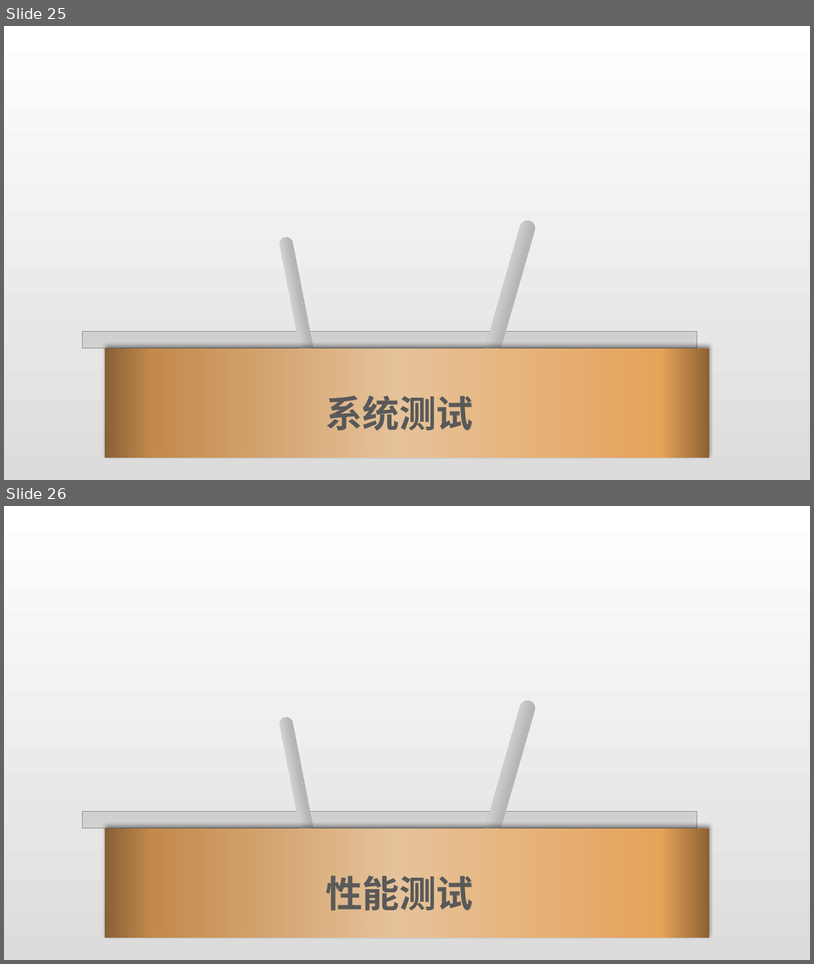
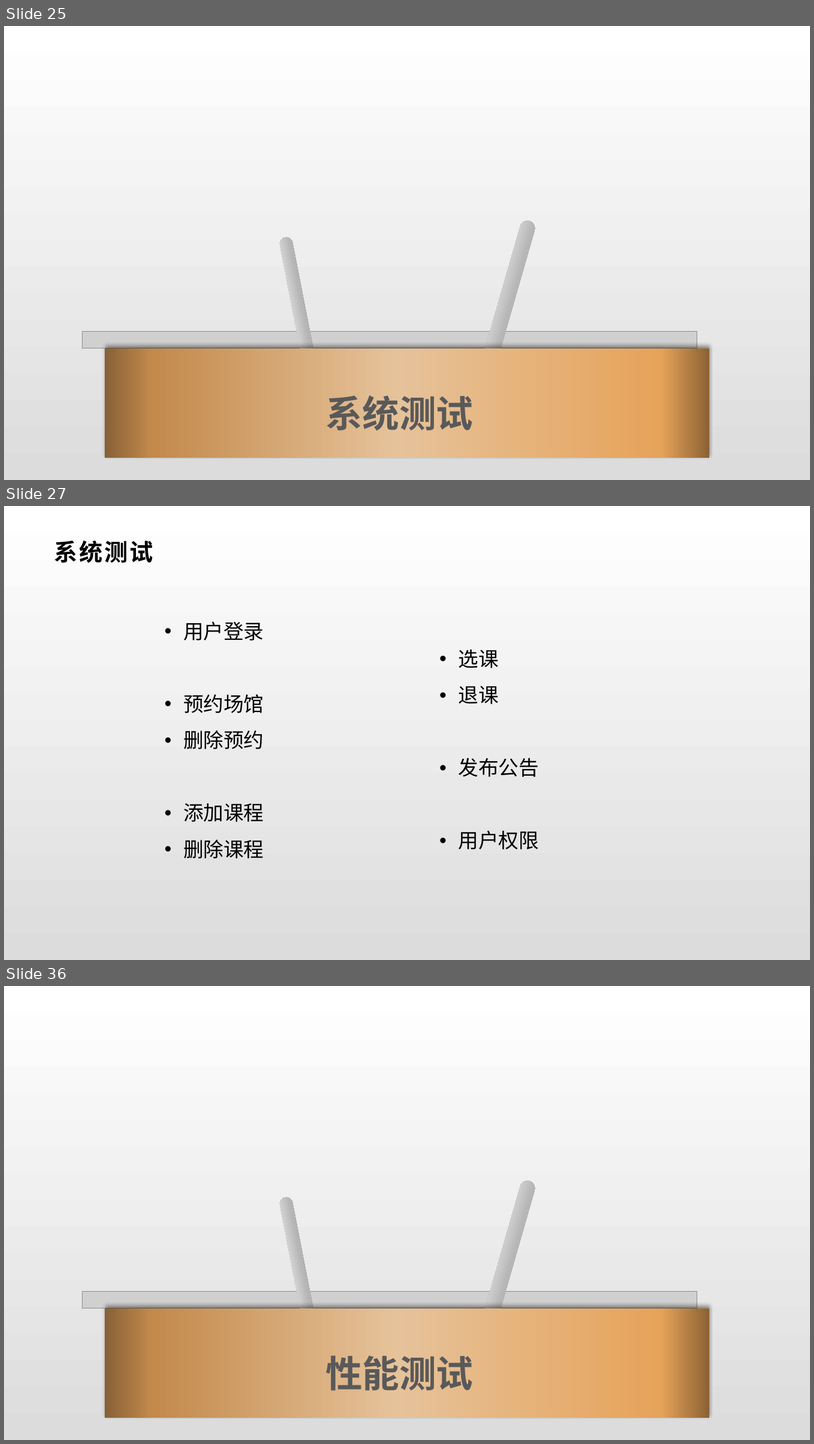
Before and after one commit to wangzh1998/MeetHere, a slide deck: Pre/Group-4-MeetHerePre.pptx. Shown one above the other, each under a label of ours: slides 25 and 26 before the commit, slides 25, 27 and 36 after it; the slides between them are not shown. The pictures are 814x964 and 814x1444 pixels, drawn with LibreOffice and Linux fonts; fonts in the diff are those of the drawing; grey boxes stand for pictures. Boxes give left, top, right and bottom in pixels: in the first picture for what was removed or moved away, otherwise in the second. Text is boxed around its words. In the diff, an @@ line names an element or a change of style, - is before the commit and + after.

```diff
--- a/Pre/Group-4-MeetHerePre.pptx
+++ b/Pre/Group-4-MeetHerePre.pptx
@@ slide 27 added at (4, 506, 810, 960), background gradient #FFFFFF to #DCDCDC @@
@@ text added at (54, 540, 153, 563), 28 pt, text #000000, bold @@
+系统测试
@@ text added at (183, 621, 264, 858), 24 pt, text #000000 @@
+• 用户登录
+• 预约场馆
+• 删除预约
+• 添加课程
+• 删除课程
@@ text added at (459, 649, 539, 849), 24 pt, text #000000 @@
+• 选课
+• 退课
+• 发布公告
+• 用户权限
@@ what was slide 26 is now slide 36 @@
```
Also in this commit, not shown: 1 slide changed, 15 other slides added.
